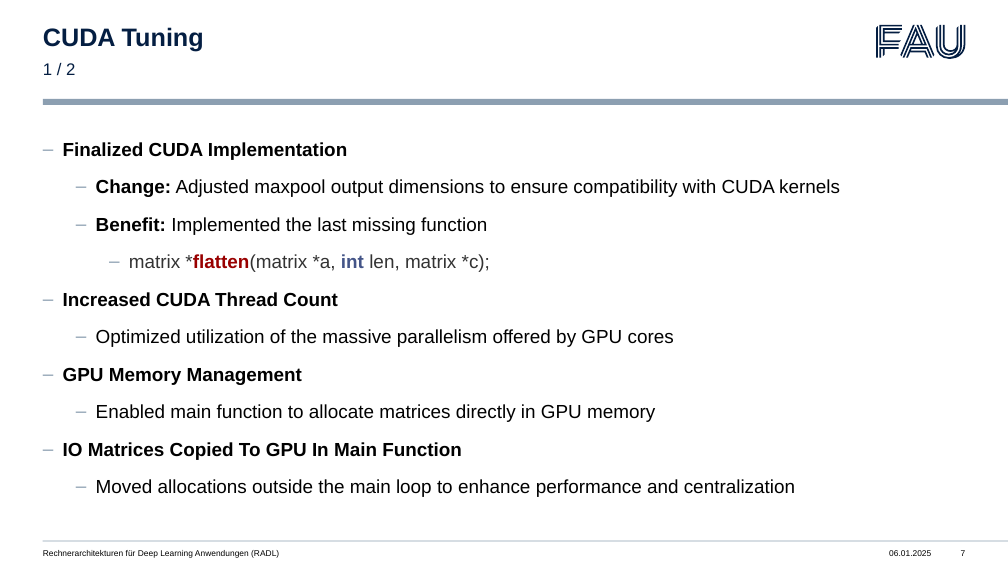
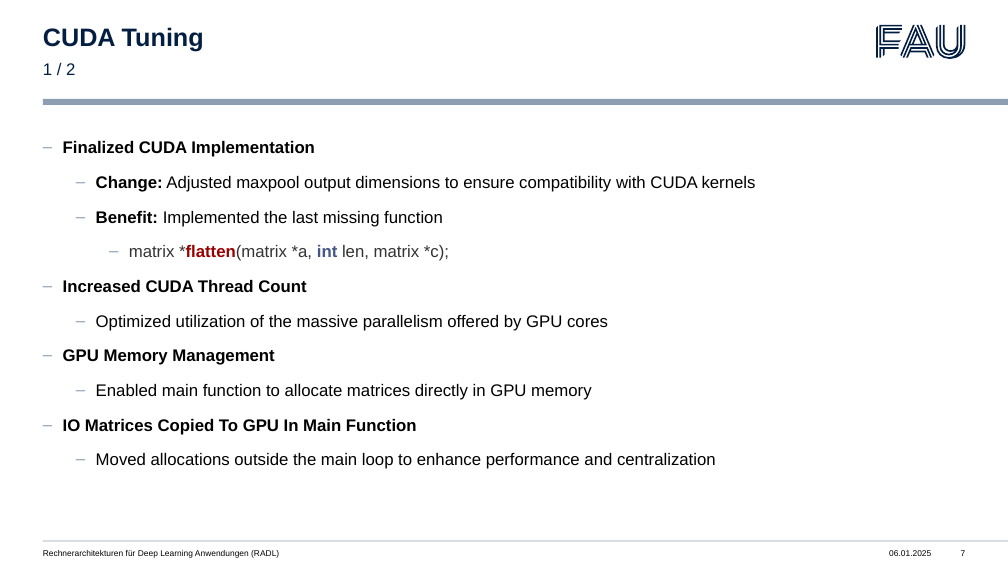
Before and after one commit to libalis/radl, a slide deck: slide 7 of Presentations/4. Presentation/4. Presentation.pptx. Drawn at 1008x567 pixels with LibreOffice and Linux fonts; fonts in the diff are those of the drawing. Boxes give left, top, right and bottom in pixels: in the first picture for what was removed or moved away, otherwise in the second. Text is boxed around its words. In the diff, an @@ line names an element or a change of style, - is before the commit and + after.

```diff
--- a/Presentations/4. Presentation/4. Presentation.pptx
+++ b/Presentations/4. Presentation/4. Presentation.pptx
@@ text "Finalized CUDA Implementation" at (63,141,756,469): size 18 to 16 pt @@
```
Also in this commit, not shown: 4 other slides changed, 14 other files.
